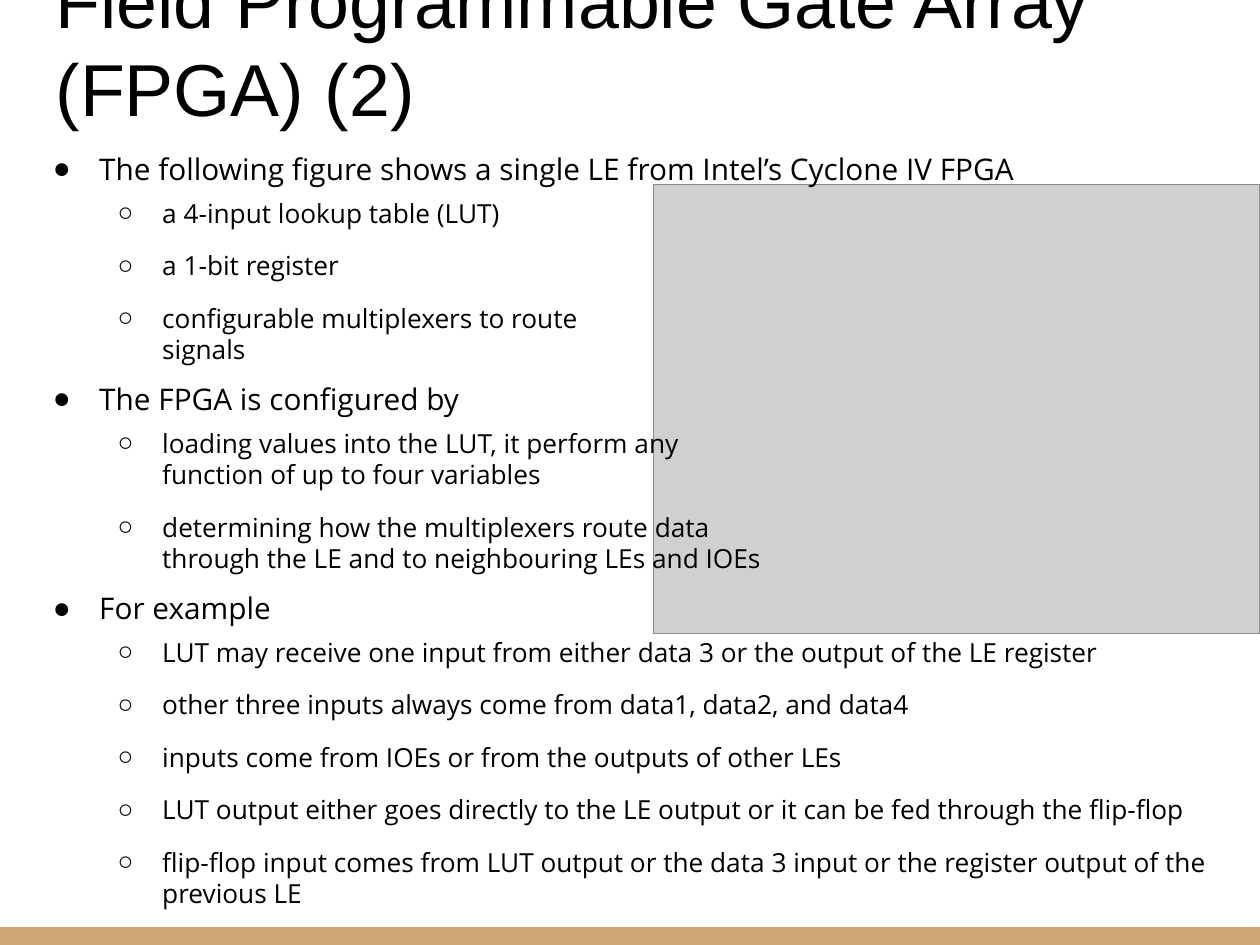
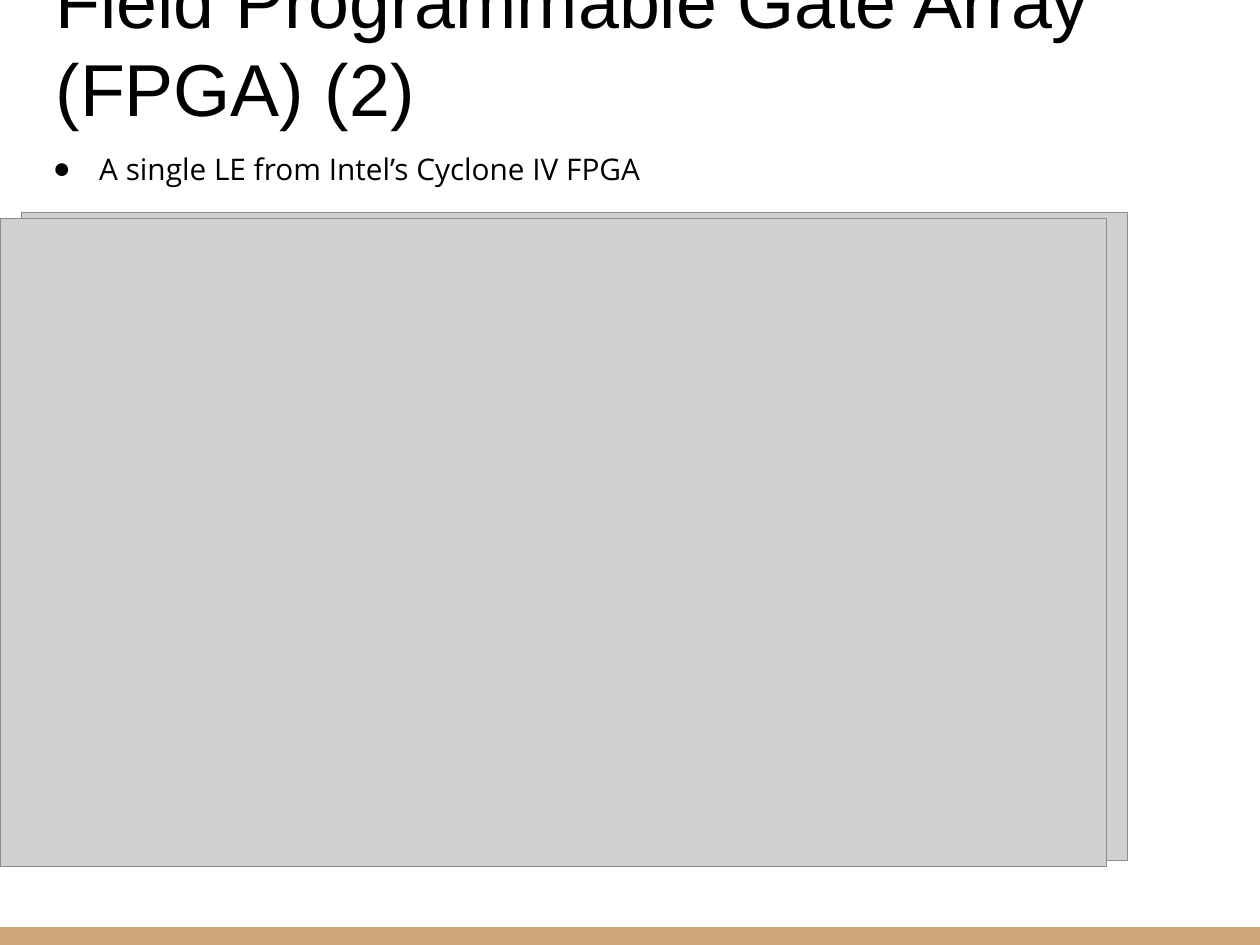
Before and after one commit to riccardoberta/esd, a slide deck: slide 25 of 10 - Sequential Building Blocks/10 - Sequential Building Blocks.pptx. Drawn at 1260x945 pixels with LibreOffice and Linux fonts; fonts in the diff are those of the drawing; grey boxes stand for pictures. Boxes give left, top, right and bottom in pixels: in the first picture for what was removed or moved away, otherwise in the second. Text is boxed around its words. In the diff, an @@ line names an element or a change of style, - is before the commit and + after.

```diff
--- a/10 - Sequential Building Blocks/10 - Sequential Building Blocks.pptx
+++ b/10 - Sequential Building Blocks/10 - Sequential Building Blocks.pptx
@@ text at [99, 157, 640, 187]: text changed; size 15 to 17 pt @@
-● The following figure shows a single LE from Intel’s Cyclone IV FPGA
-  ○ a 4-input lookup table (LUT)
-  ○ a 1-bit register
-  ○ configurable multiplexers to route
-    signals
-● The FPGA is configured by
-  ○ loading values into the LUT, it perform any
-    function of up to four variables
-  ○ determining how the multiplexers route data
-    through the LE and to neighbouring LEs and IOEs
-● For example
-  ○ LUT may receive one input from either data 3 or the output of the LE register
-  ○ other three inputs always come from data1, data2, and data4
-  ○ inputs come from IOEs or from the outputs of other LEs
-  ○ LUT output either goes directly to the LE output or it can be fed through the flip-flop
-  ○ flip-flop input comes from LUT output or the data 3 input or the register output of the previous LE
+● A single LE from Intel’s Cyclone IV FPGA
@@ picture removed at [654, 184, 1260, 633] @@
@@ picture added at [0, 218, 1106, 866] @@
@@ picture added at [21, 212, 1128, 859] @@
```
Also in this commit, not shown: 19 other slides changed, 1 slide added, 2 slides removed, 20 other files.
